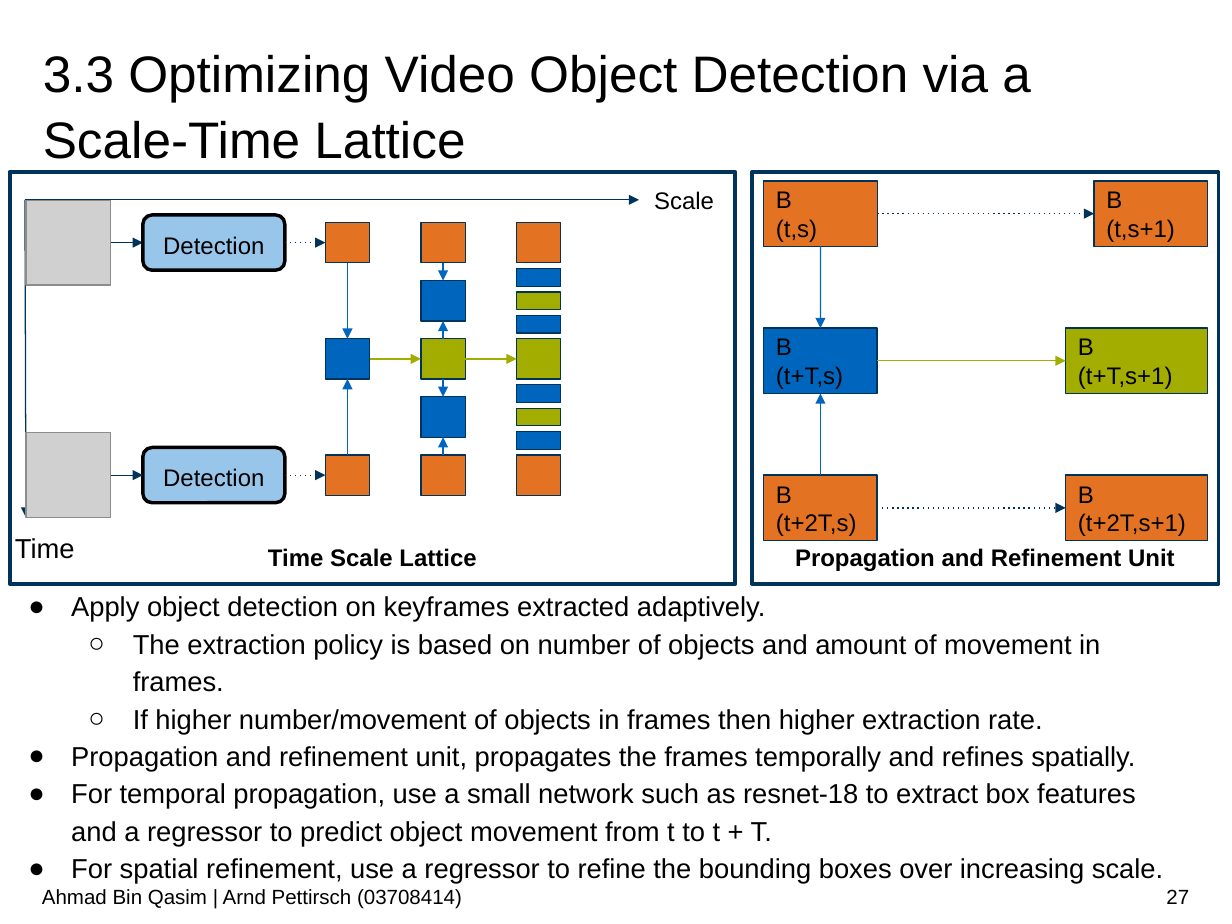
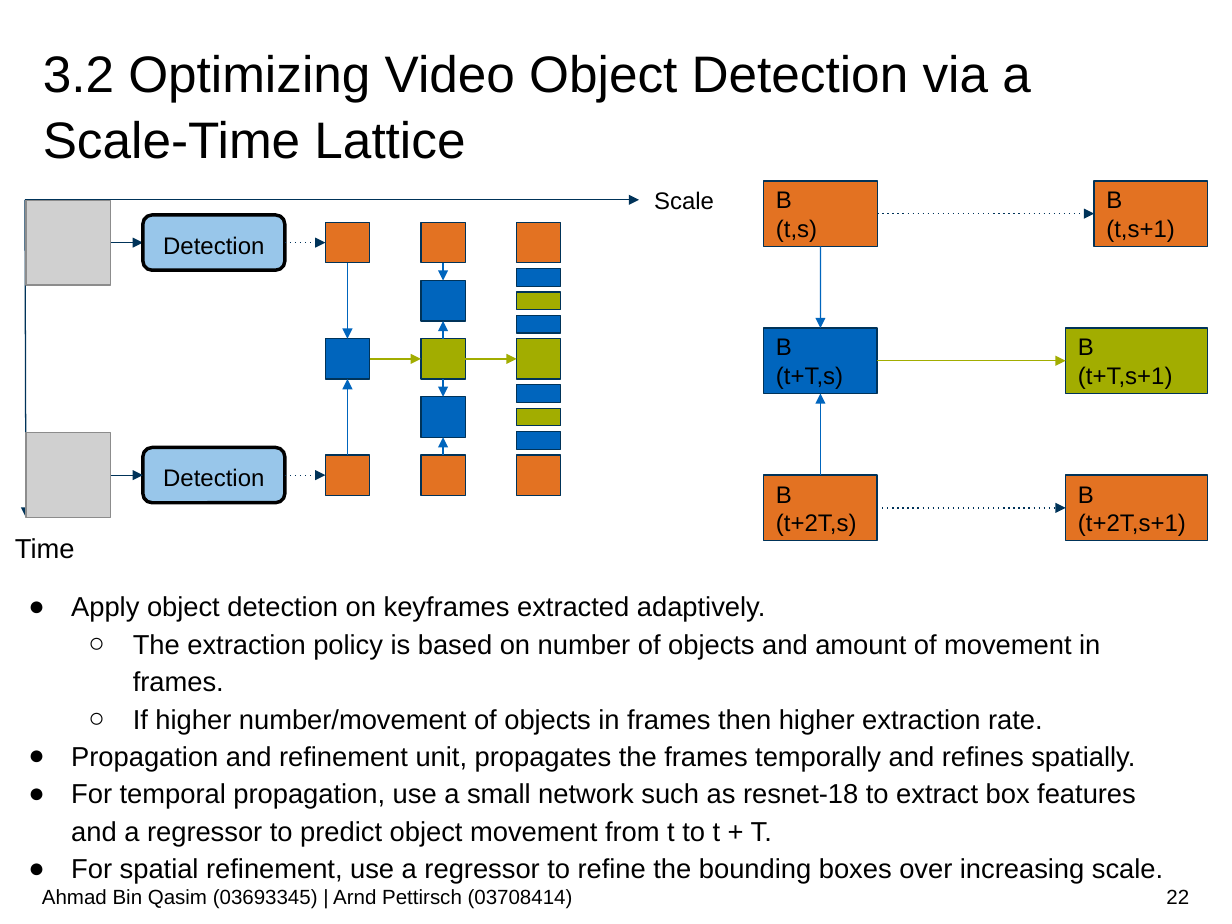
Before and after one commit to AhmadQasim/rnn-for-object-detection, a slide deck: slide 22 of Presentation/Recurrent_Neural_Networks_for_Object_Detection_Bin_Qasim_Pettirsch.pptx (slide 27 before the commit). Drawn at 1232x924 pixels with LibreOffice and Linux fonts; fonts in the diff are those of the drawing; grey boxes stand for pictures; background and template pictures are left out. Boxes give left, top, right and bottom in pixels: in the first picture for what was removed or moved away, otherwise in the second. Text is boxed around its words. In the diff, an @@ line names an element or a change of style, - is before the commit and + after.

```diff
--- a/Presentation/Recurrent_Neural_Networks_for_Object_Detection_Bin_Qasim_Pettirsch.pptx
+++ b/Presentation/Recurrent_Neural_Networks_for_Object_Detection_Bin_Qasim_Pettirsch.pptx
@@ title at [43, 54, 1031, 159]: text changed @@
-3.3 Optimizing Video Object Detection via a Scale-Time Lattice
+3.2 Optimizing Video Object Detection via a Scale-Time Lattice
@@ rectangle removed at [10, 172, 736, 584] @@
-Time Scale Lattice
@@ rectangle removed at [752, 172, 1218, 584] @@
-Propagation and Refinement Unit
@@ text at [42, 889, 573, 909]: text changed @@
-Ahmad Bin Qasim | Arnd Pettirsch (03708414)
+Ahmad Bin Qasim (03693345) | Arnd Pettirsch (03708414)
@@ page number at [1166, 889, 1189, 904]: text changed @@
-27
+22
```
Also in this commit, not shown: 52 other slides changed, 2 slides added, 1 other file.
